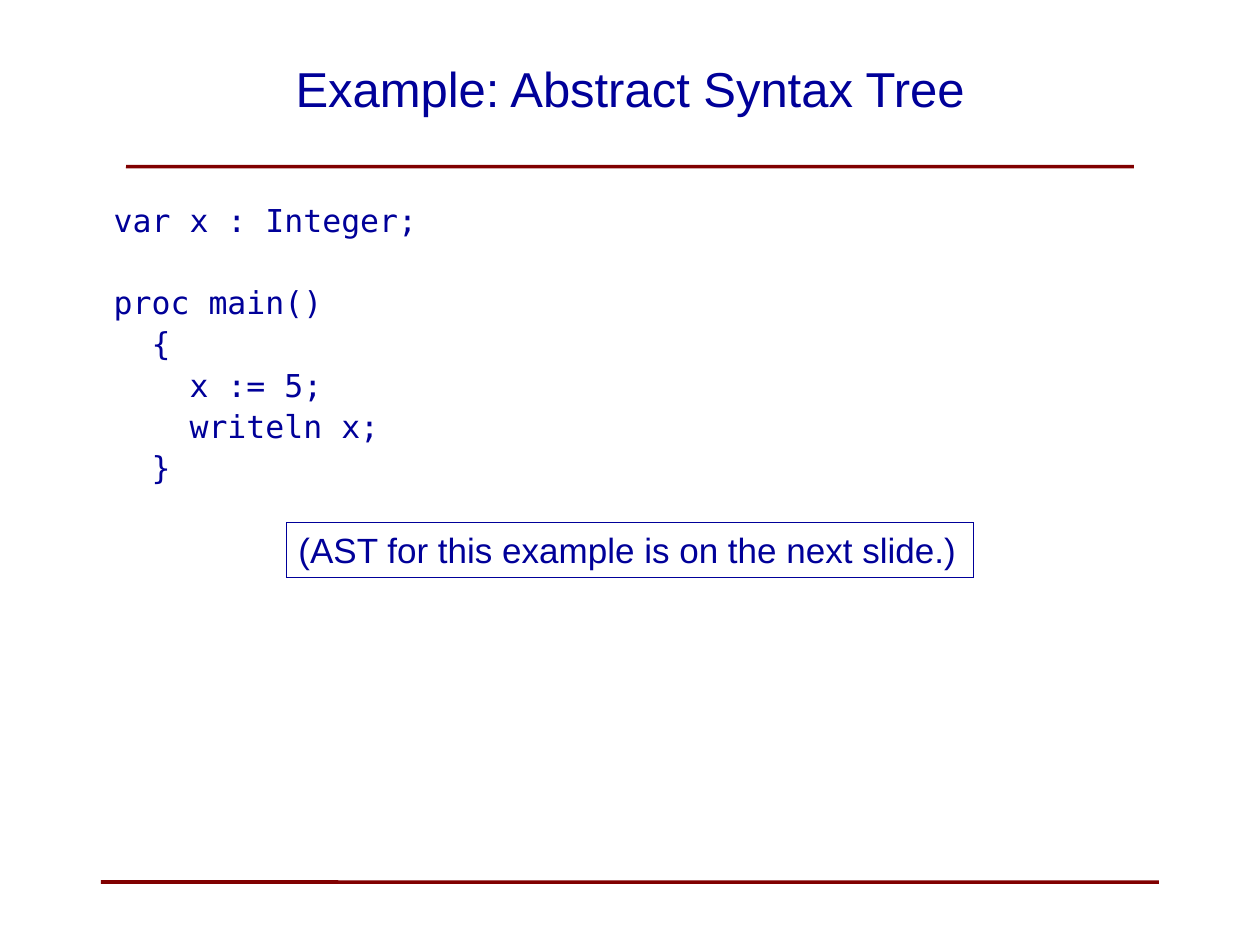
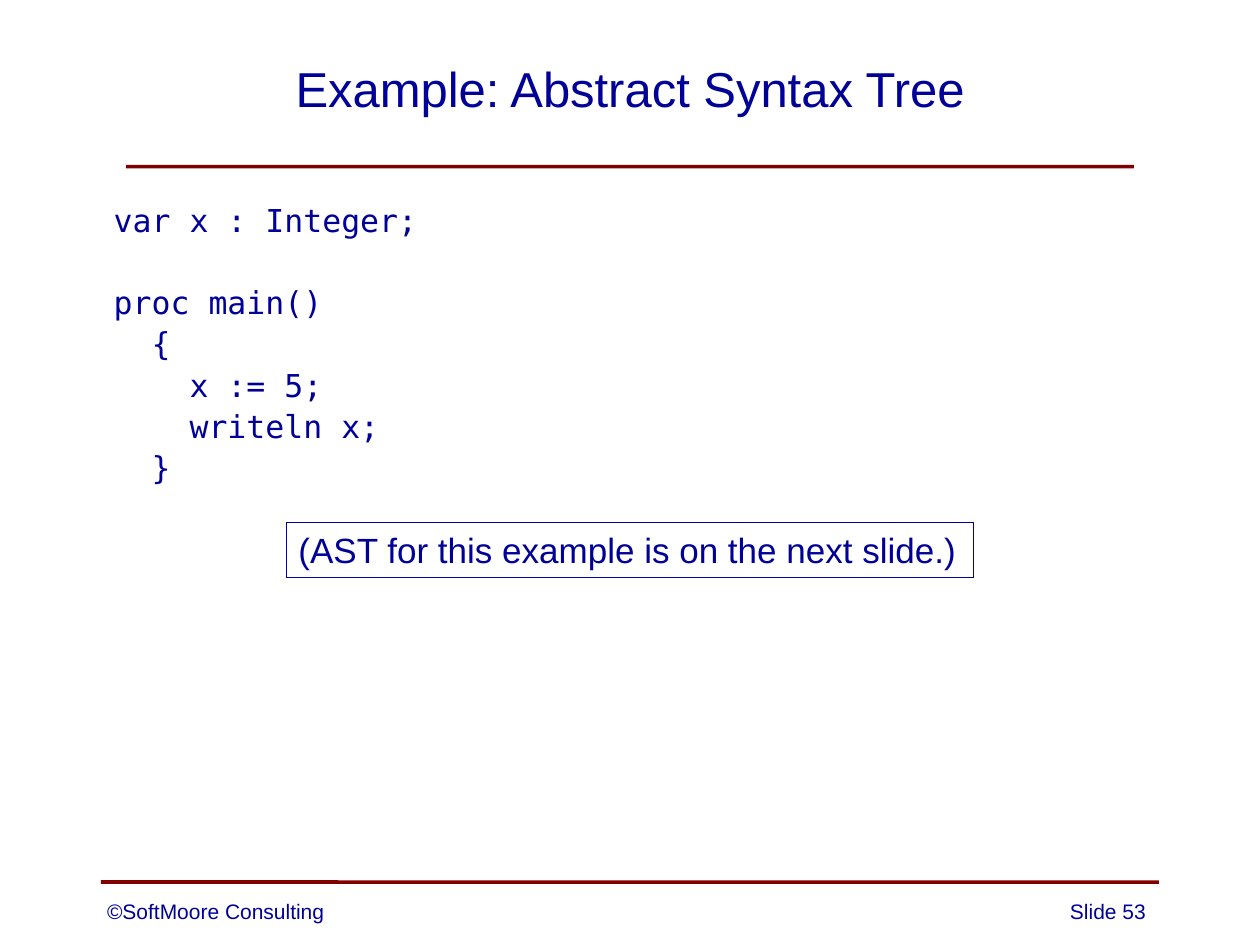
Before and after one commit to SoftMoore/CPRL-Kt-3rd, a slide deck: slide 53 of PowerPoints/08 - Abstract Syntax Trees.pptx. Drawn at 1260x945 pixels with LibreOffice and Linux fonts; fonts in the diff are those of the drawing. Boxes give left, top, right and bottom in pixels: in the first picture for what was removed or moved away, otherwise in the second. Text is boxed around its words. In the diff, an @@ line names an element or a change of style, - is before the commit and + after.

```diff
--- a/PowerPoints/08 - Abstract Syntax Trees.pptx
+++ b/PowerPoints/08 - Abstract Syntax Trees.pptx
@@ text added at (107,903,324,924), 12 pt, text #000099 @@
+©SoftMoore Consulting
@@ page number added at (1070,903,1145,920), 12 pt, text #000099 @@
+Slide 53
```
Also in this commit, not shown: 1 other slide changed.
